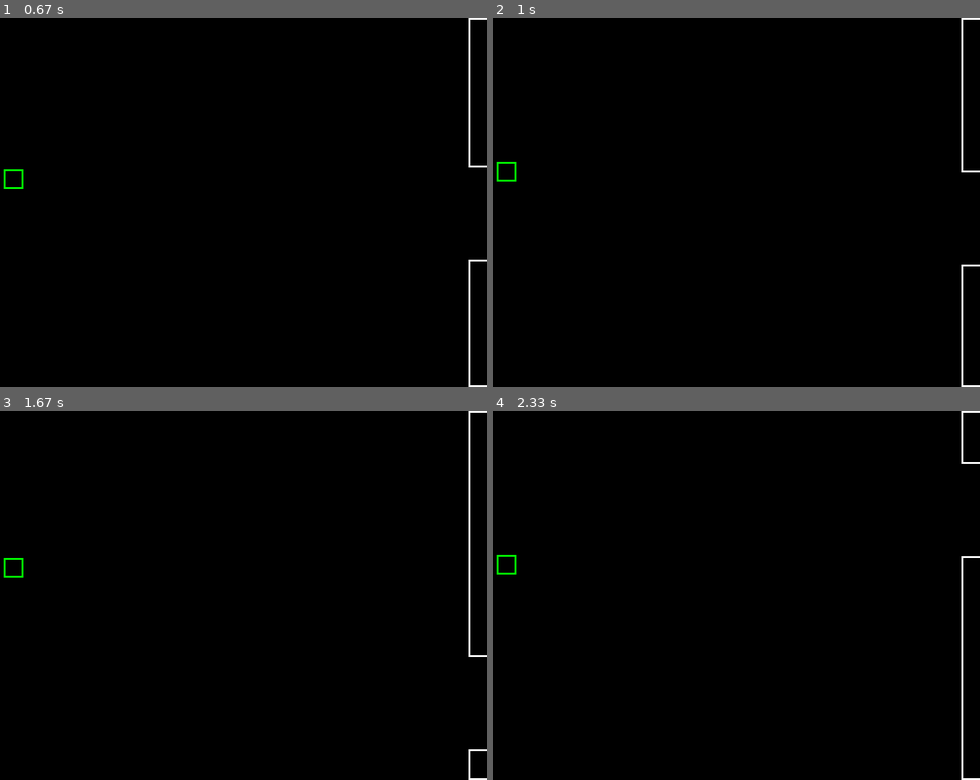
Above: before the commit, frames 1-4 (two rows, left to right).
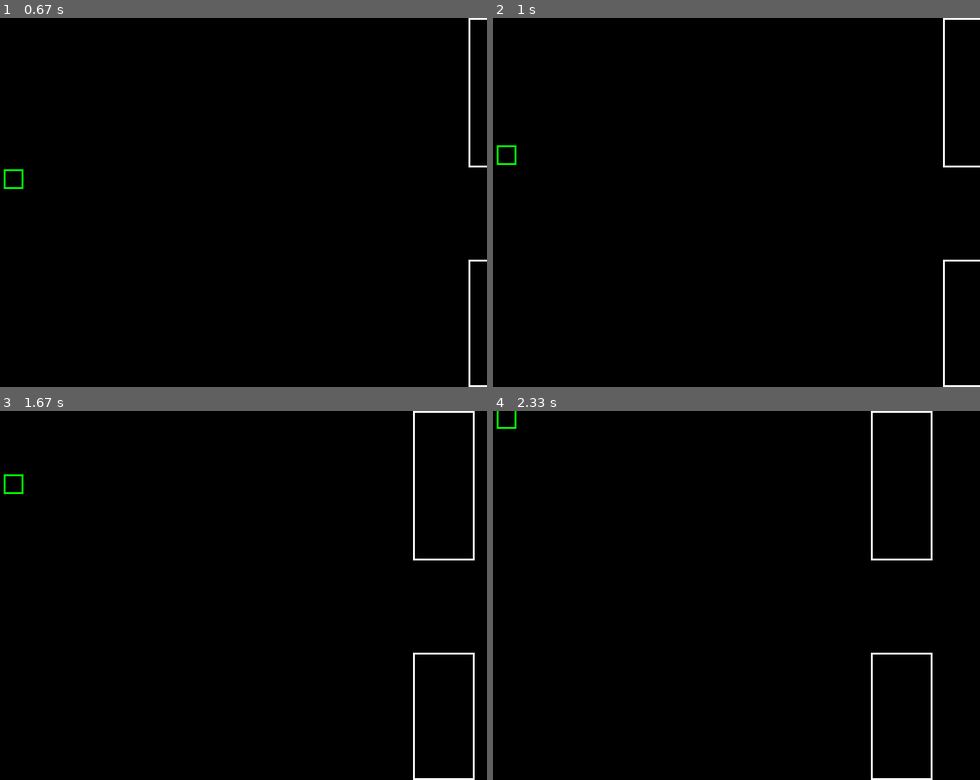
Above: after the commit, the same moments.

Repository: NateRiz/FlappyDarwin
Game: pygame game, started from Game.py
Two runs of this game, one before a commit and one after it. Both use one fixed random seed, a clock stepped at 60 frames per second and the inputs below.
Inputs:
- Up to frame 1 (0.67 s): tap Space at 0.33 s
- Up to frame 2 (1 s): tap Space at 0.73 s
- Up to frame 3 (1.67 s): tap Space at 1.03, 1.23, 1.57 s
- Up to frame 4 (2.33 s): tap Space at 1.87, 2.07 s

Frame 1 is identical in both runs. In frame 2, 0.8% of the frame differs, in the area x 0-100%, y 0-100%; in frame 3, 1.3%; in frame 4, 1.3%.

Commit message:
new instructions

Diff:
--- a/Game.py
+++ b/Game.py
@@ -1,7 +1,7 @@
 from FlappyDarwin import FlappyDarwin, State
 from PyGP.Hardware import Hardware, InstructionLibrary
 import PyGP.Instructions as inst
-from PyGP.Selection import tournament
+from PyGP.Selection import *
 from PyGP.Mutation import mutate
 from threading import Thread
 from time import sleep,time
@@ -27,6 +27,9 @@
     inst_lib.add_inst("Close", inst.close, False)
     inst_lib.add_inst("Jump", lambda _, __: c_inst.jump(game), False)
     inst_lib.add_inst("Wait", lambda _, __: c_inst.wait(), False)
+    inst_lib.add_inst("BirdHeight", lambda hw,args: c_inst.get_bird_height(hw, args, game), False)
+    inst_lib.add_inst("GapTop", lambda hw, args: c_inst.get_gap_top(hw, args, game), False)
+    inst_lib.add_inst("GapBot", lambda hw, args: c_inst.get_gap_bot(hw, args, game), False)
     #inst_lib.add_inst("For", inst.for_, True)
 
 
@@ -38,6 +41,7 @@
     print("Thread 1 ended.")
 
 def test_hardware(hws, game):
+    best_fit = 0
     while not game.QUIT_SIGNAL:
         ticks = 0
         for hw in hws:
@@ -49,9 +53,13 @@
                 if game.QUIT_SIGNAL: return
 
             hw.cache_fitness(time()-game.game_start_time)
-            print([hw.fitness for hw in hws])
+            if hw.fitness > best_fit:
+                best_fit = hw.fitness
+                print(hw)
+                print("Fit", hw.fitness)
+                print(list(zip(list(range(len(hw.registers))),hw.registers)))
 
-        hws = tournament(hws)
+        hws = elite(hws, 6)
         [mutate(hw) for hw in hws]
 
 
--- a/PyGP/Hardware.py
+++ b/PyGP/Hardware.py
@@ -27,7 +27,7 @@
         self.block_cache = 0
         self.cache_dirty = True
 
-        self.MAX_PROGRAM_LENGTH = 4
+        self.MAX_PROGRAM_LENGTH = 96
         self.MIN_PROGRAM_LENGTH = 1
 
     def reset(self):
--- a/PyGP/Instructions.py
+++ b/PyGP/Instructions.py
@@ -104,6 +104,12 @@
 def for_(hardware, args, increment):
     if args[0] < 0 or args[0] >= len(hardware.registers): return 2
     return abs(hardware.registers[args[0]] - increment) == 0
+
+def if_(hardware, args):
+    if args[0] < 0 or args[0] >= len(hardware.registers): return 2
+    if hardware.registers[args[0]] == 0:
+        return 2
+    return 0
 """
 
 def close(_, __):
